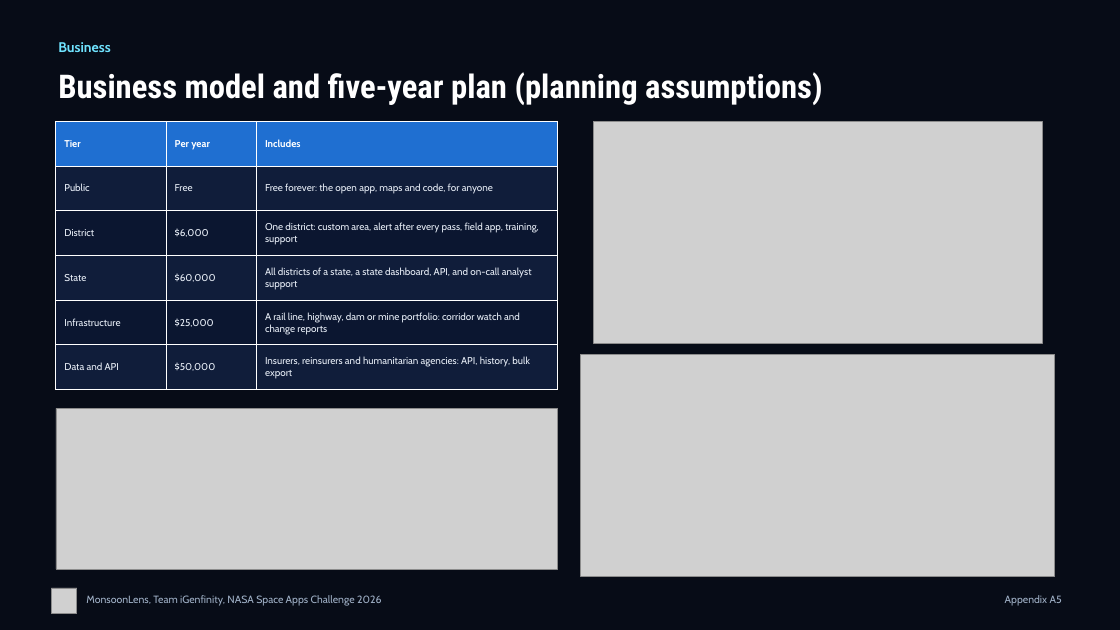
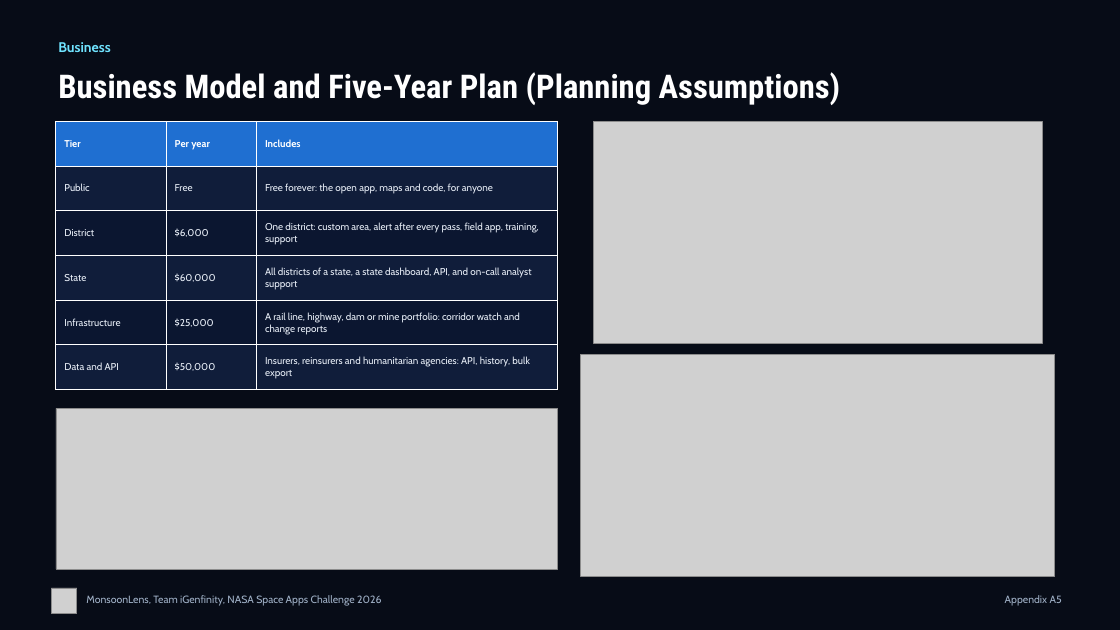
Before and after one commit to AyushSinghNegi/dancing-with-the-sars, a slide deck: slide 6 of deliverables/deck/MonsoonLens_Appendix.pptx. Drawn at 1120x630 pixels with LibreOffice and Linux fonts; fonts in the diff are those of the drawing; grey boxes stand for pictures. Boxes give left, top, right and bottom in pixels: in the first picture for what was removed or moved away, otherwise in the second. Text is boxed around its words. In the diff, an @@ line names an element or a change of style, - is before the commit and + after.

```diff
--- a/deliverables/deck/MonsoonLens_Appendix.pptx
+++ b/deliverables/deck/MonsoonLens_Appendix.pptx
@@ text at bbox=[58, 72, 841, 105]: text changed @@
-Business model and five-year plan (planning assumptions)
+Business Model and Five-Year Plan (Planning Assumptions)
```
Also in this commit, not shown: 9 other slides changed, 8 other files.
